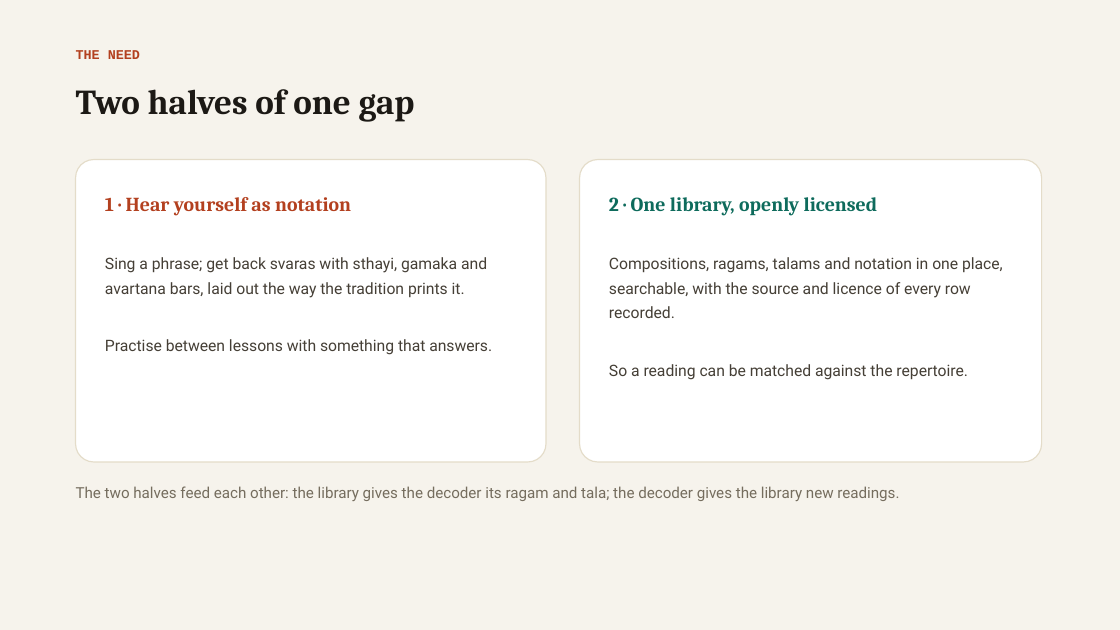
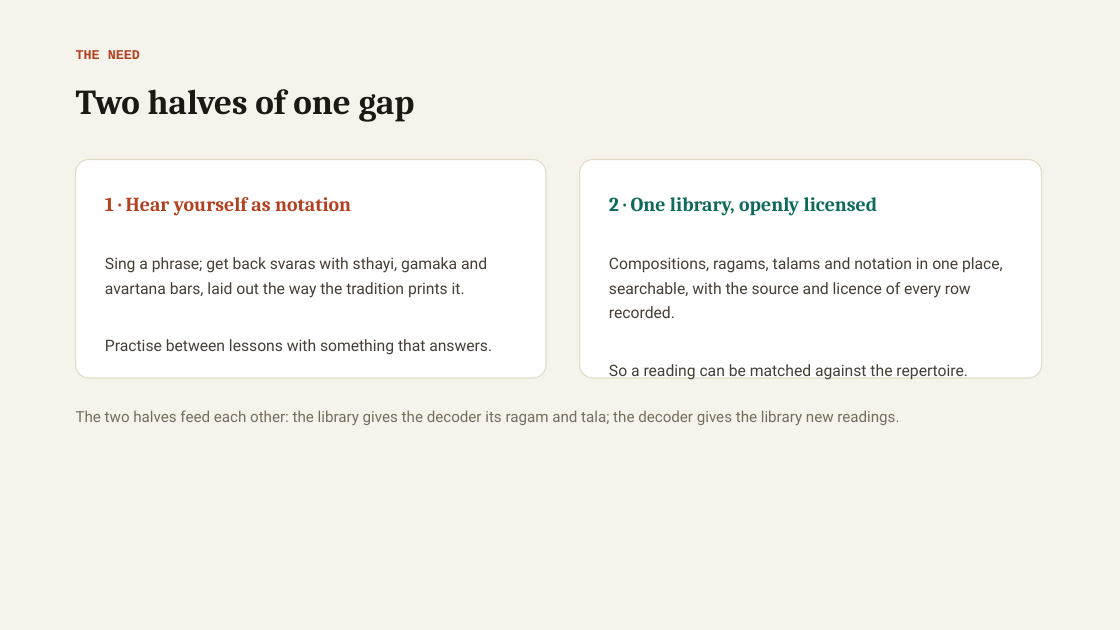
Before and after one commit to vinoth4v/sruthiscribe, a slide deck: slide 3 of SruthiScribe-pitch.pptx. Drawn at 1120x630 pixels with LibreOffice and Linux fonts; fonts in the diff are those of the drawing. Boxes give left, top, right and bottom in pixels: in the first picture for what was removed or moved away, otherwise in the second. Text is boxed around its words. In the diff, an @@ line names an element or a change of style, - is before the commit and + after.

```diff
--- a/SruthiScribe-pitch.pptx
+++ b/SruthiScribe-pitch.pptx
@@ rounded rectangle: place and size @@
-rounded rectangle at [76, 160, 546, 462]
+rounded rectangle at [76, 160, 546, 378]
@@ rounded rectangle: place and size @@
-rounded rectangle at [580, 160, 1042, 462]
+rounded rectangle at [580, 160, 1042, 378]
@@ text "The two halves feed each ...": place and size @@
-text "The two halves feed each ..." at [76, 486, 899, 501]
+text "The two halves feed each ..." at [76, 410, 899, 425]
```
Also in this commit, not shown: 8 other slides changed, 6 other files.
